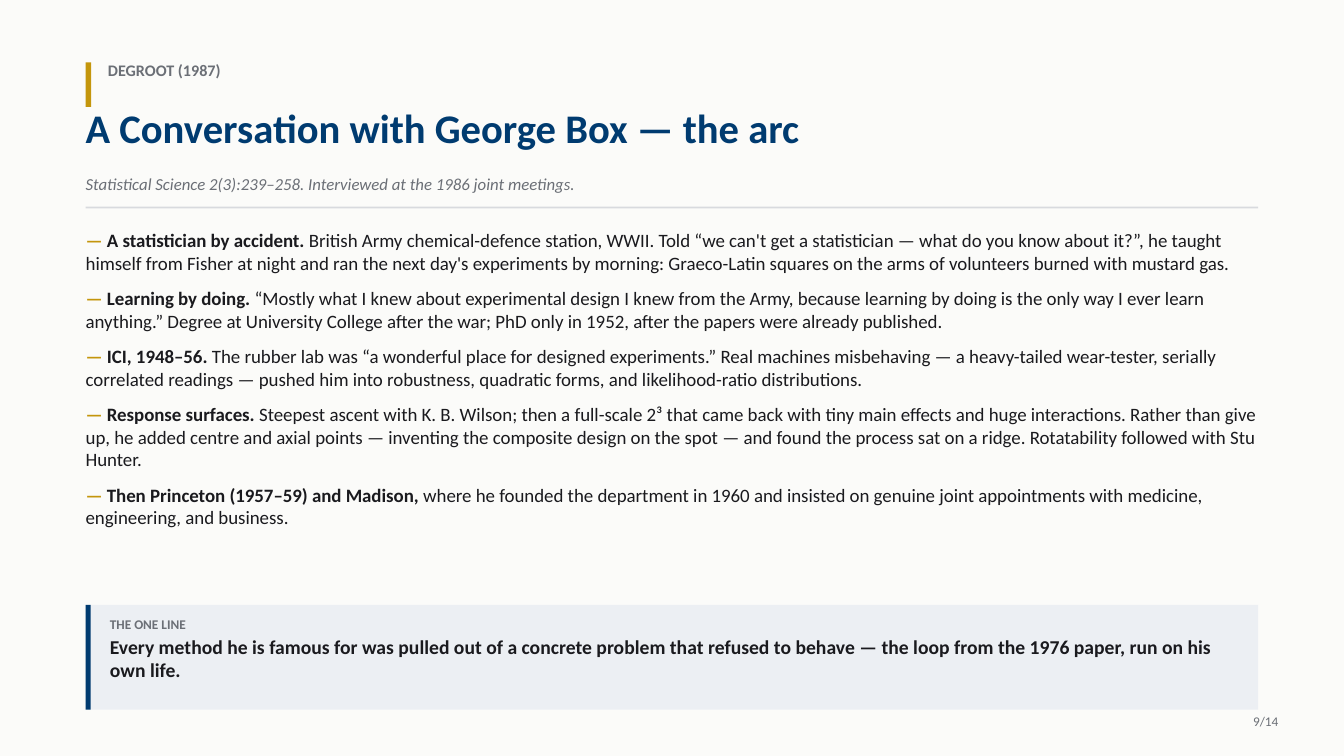
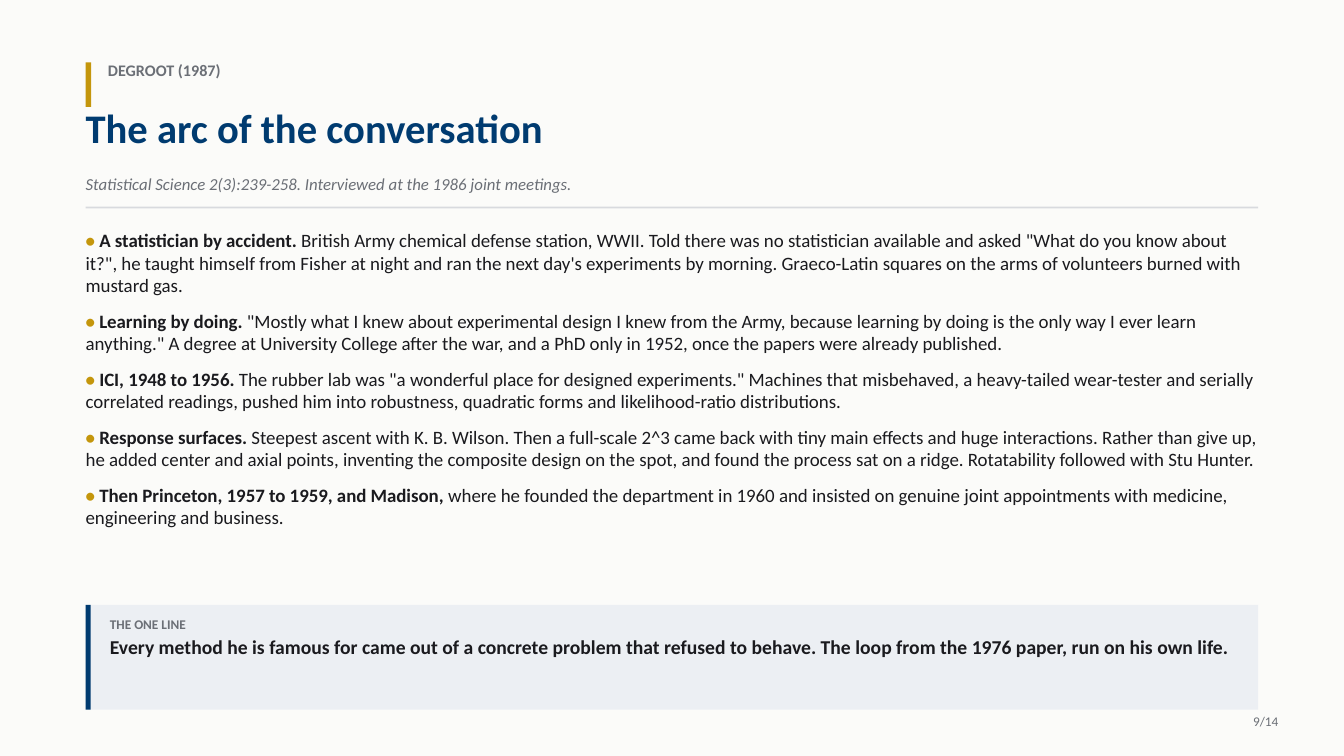
Before and after one commit to Ivar-Rydstrom/stat-215a-notes, a slide deck: slide 9 of readings/lecture1/lecture1.pptx. Drawn at 1344x756 pixels with LibreOffice and Linux fonts; fonts in the diff are those of the drawing. Boxes give left, top, right and bottom in pixels: in the first picture for what was removed or moved away, otherwise in the second. Text is boxed around its words. In the diff, an @@ line names an element or a change of style, - is before the commit and + after.

```diff
--- a/readings/lecture1/lecture1.pptx
+++ b/readings/lecture1/lecture1.pptx
@@ text at (86, 114, 542, 144): text changed @@
-A Conversation with George Box — the arc
+The arc of the conversation
@@ text at (86, 178, 572, 193): text changed @@
-Statistical Science 2(3):239–258. Interviewed at the 1986 joint meetings.
+Statistical Science 2(3):239-258. Interviewed at the 1986 joint meetings.
@@ text at (86, 233, 1256, 528): text changed @@
-— A statistician by accident. British Army chemical-defence station, WWII. Told “we can't get a statistician — what do you know about it?”, he taught himself from Fisher at night and ran the next day's experiments by morning: Graeco-Latin squares on the arms of volunteers burned with mustard gas.
-— Learning by doing. “Mostly what I knew about experimental design I knew from the Army, because learning by doing is the only way I ever learn anything.” Degree at University College after the war; PhD only in 1952, after the papers were already published.
-— ICI, 1948–56. The rubber lab was “a wonderful place for designed experiments.” Real machines misbehaving — a heavy-tailed wear-tester, serially correlated readings — pushed him into robustness, quadratic forms, and likelihood-ratio distributions.
-— Response surfaces. Steepest ascent with K. B. Wilson; then a full-scale 2³ that came back with tiny main effects and huge interactions. Rather than give up, he added centre and axial points — inventing the composite design on the spot — and found the process sat on a ridge. Rotatability followed with Stu Hunter.
-— Then Princeton (1957–59) and Madison, where he founded the department in 1960 and insisted on genuine joint appointments with medicine, engineering, and business.
+• A statistician by accident. British Army chemical defense station, WWII. Told there was no statistician available and asked "What do you know about it?", he taught himself from Fisher at night and ran the next day's experiments by morning. Graeco-Latin squares on the arms of volunteers burned with mustard gas.
+• Learning by doing. "Mostly what I knew about experimental design I knew from the Army, because learning by doing is the only way I ever learn anything." A degree at University College after the war, and a PhD only in 1952, once the papers were already published.
+• ICI, 1948 to 1956. The rubber lab was "a wonderful place for designed experiments." Machines that misbehaved, a heavy-tailed wear-tester and serially correlated readings, pushed him into robustness, quadratic forms and likelihood-ratio distributions.
+• Response surfaces. Steepest ascent with K. B. Wilson. Then a full-scale 2^3 came back with tiny main effects and huge interactions. Rather than give up, he added center and axial points, inventing the composite design on the spot, and found the process sat on a ridge. Rotatability followed with Stu Hunter.
+• Then Princeton, 1957 to 1959, and Madison, where he founded the department in 1960 and insisted on genuine joint appointments with medicine, engineering and business.
@@ text at (110, 640, 1228, 657): text changed @@
-Every method he is famous for was pulled out of a concrete problem that refused to behave — the loop from the 1976 paper, run on his own life.
+Every method he is famous for came out of a concrete problem that refused to behave. The loop from the 1976 paper, run on his own life.
```
Also in this commit, not shown: 13 other slides changed, 1 other file.
